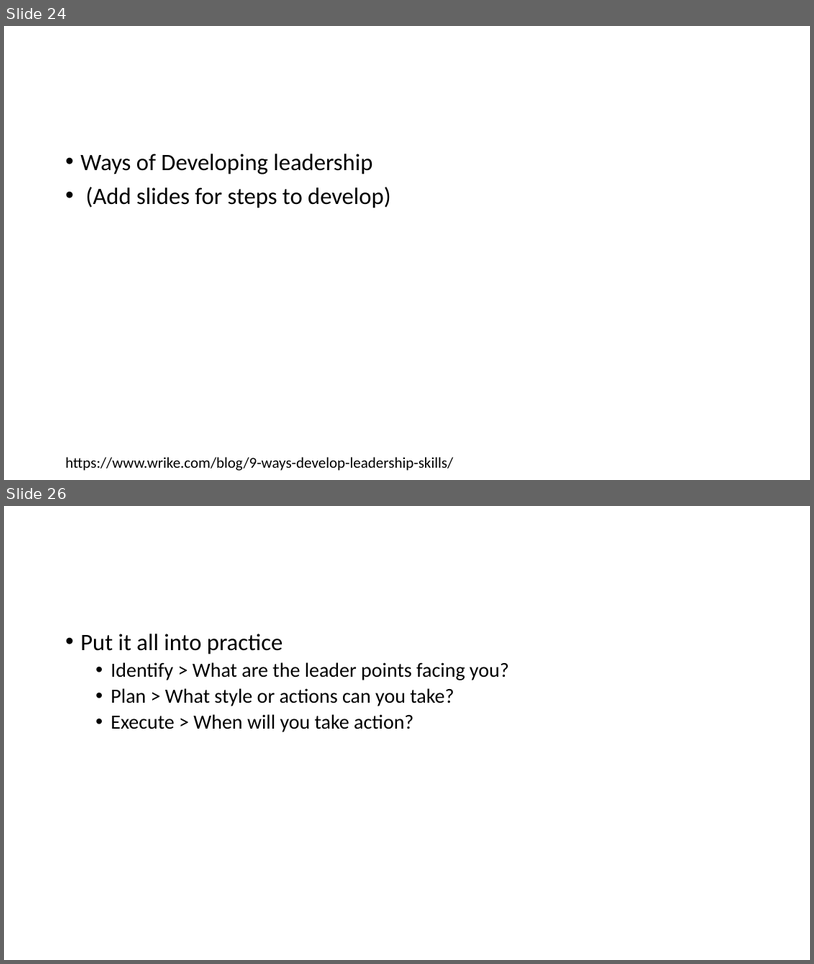
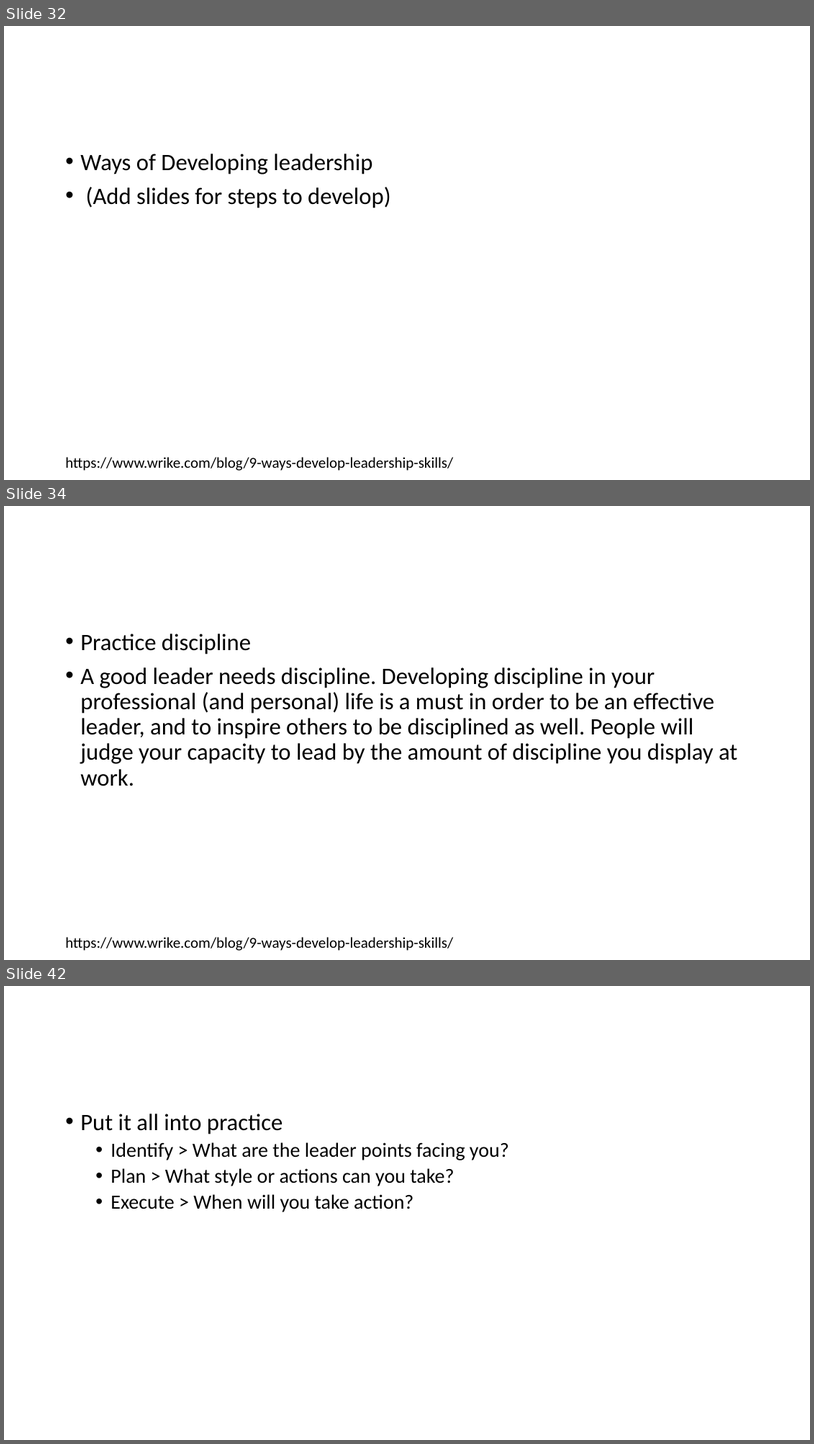
Before and after one commit to iamkeeler/THAT-Conference, a slide deck: 2021/Becoming a Leader.pptx. Shown one above the other, each under a label of ours: slides 24 and 26 before the commit, slides 32, 34 and 42 after it; the slides between them are not shown. The pictures are 814x964 and 814x1444 pixels, drawn with LibreOffice and Linux fonts; fonts in the diff are those of the drawing. Boxes give left, top, right and bottom in pixels: in the first picture for what was removed or moved away, otherwise in the second. Text is boxed around its words. In the diff, an @@ line names an element or a change of style, - is before the commit and + after.

```diff
--- a/2021/Becoming a Leader.pptx
+++ b/2021/Becoming a Leader.pptx
@@ slide 34 added at (x1=4, y1=506, x2=810, y2=960), background #FFFFFF @@
@@ text added at (x1=80, y1=633, x2=738, y2=786), 28 pt, text #000000 @@
+• Practice discipline
+• A good leader needs discipline. Developing discipline in your professional (and personal) life is a must in order to be an effective leader, and to inspire others to be disciplined as well. People will judge your capacity to lead by the amount of discipline you display at work.
@@ text added at (x1=65, y1=937, x2=453, y2=950), 18 pt, text #000000 @@
+https://www.wrike.com/blog/9-ways-develop-leadership-skills/
@@ what was slide 24 is now slide 32 @@
@@ what was slide 26 is now slide 42 @@
```
Also in this commit, not shown: 8 slides changed, 15 other slides added, 1 slide removed, 1 other file.
